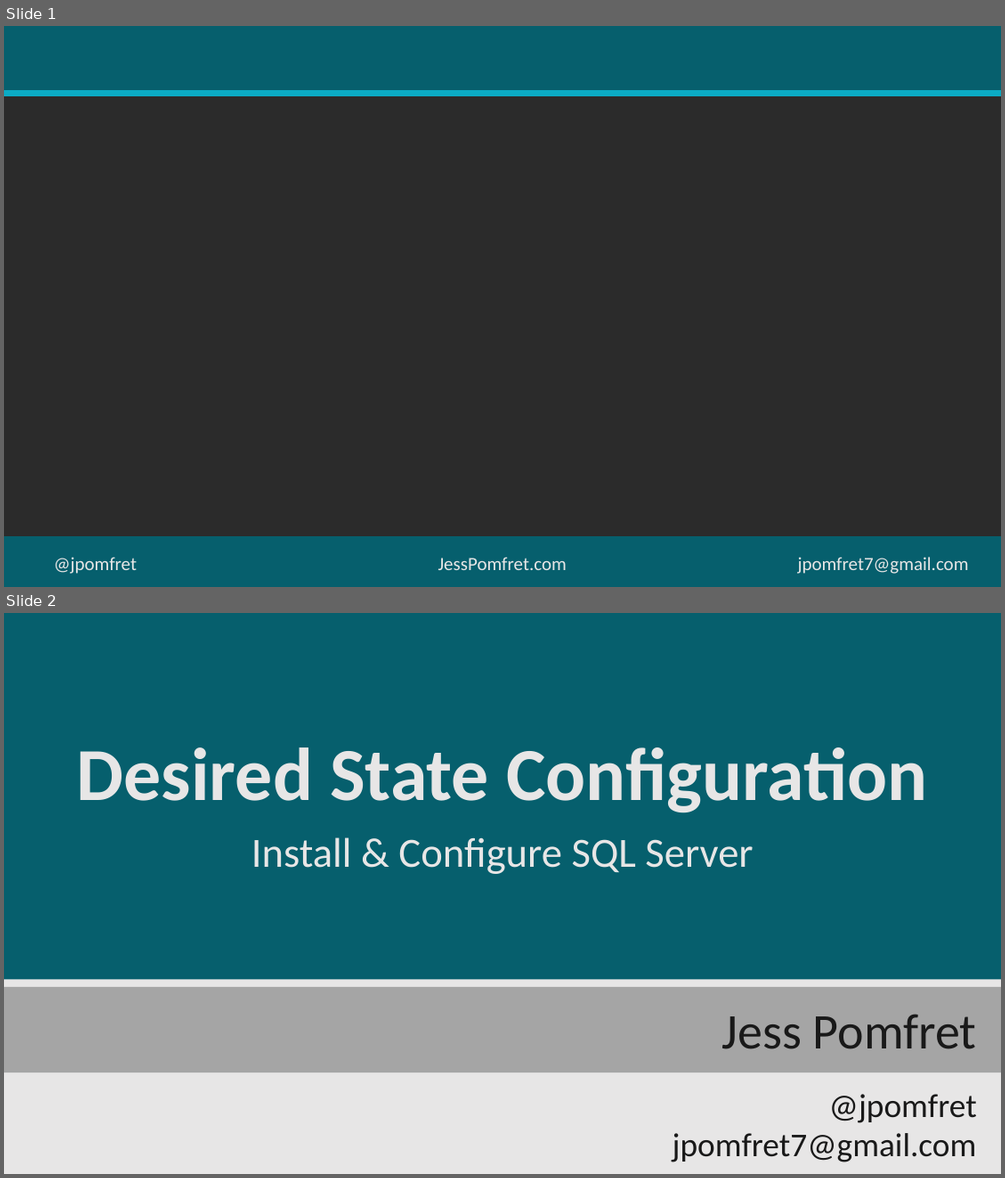
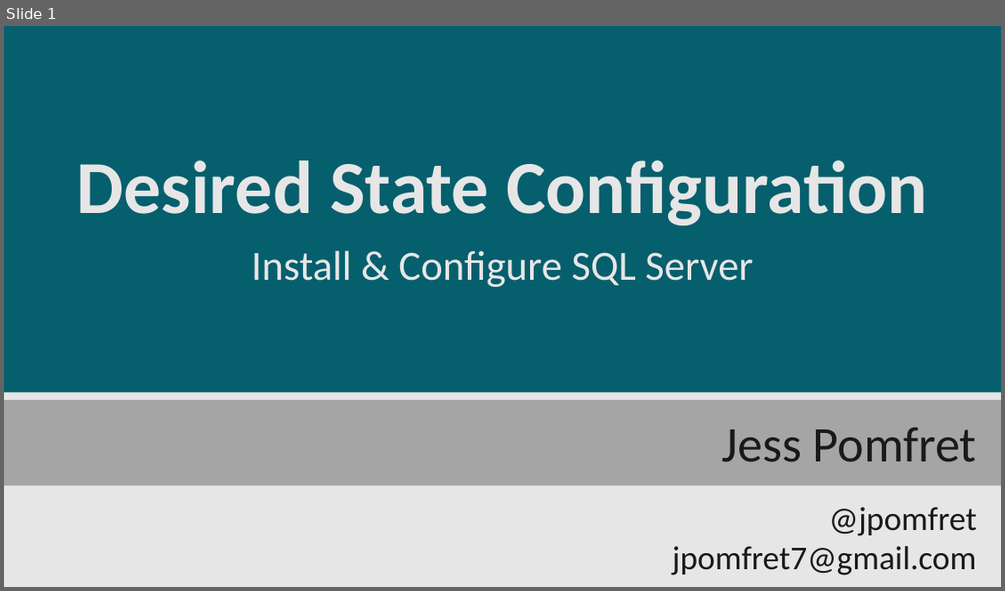
Before and after one commit to jpomfret/demos, a slide deck: DSC_SQLServer/Desired State Configuration.pptx. Shown one above the other, each under a label of ours: slides 1 and 2 before the commit, slide 1 after it. The pictures are 1005x1178 and 1005x591 pixels, drawn with LibreOffice and Linux fonts; fonts in the diff are those of the drawing; background and template pictures are left out; a plain dark background stands for a picture behind light text. Boxes give left, top, right and bottom in pixels: in the first picture for what was removed or moved away, otherwise in the second. Text is boxed around its words. In the diff, an @@ line names an element or a change of style, - is before the commit and + after.

```diff
--- a/DSC_SQLServer/Desired State Configuration.pptx
+++ b/DSC_SQLServer/Desired State Configuration.pptx
@@ slide 1 removed at <box>4,26,1001,587</box>, background picture (left out) @@
@@ rectangle removed at <box>4,26,1001,94</box> @@
@@ line removed from (4, 94) to (1001, 94) @@
@@ rectangle removed at <box>4,536,1001,587</box> @@
@@ text removed at <box>54,556,137,573</box> @@
-@jpomfret
@@ text removed at <box>438,556,566,570</box> @@
-JessPomfret.com
@@ text removed at <box>798,556,969,573</box> @@
-jpomfret7@gmail.com
@@ what was slide 2 is now slide 1 @@
```
Also in this commit, not shown: 5 slides changed, 4 slides added, 3 other slides removed, 5 other files.
